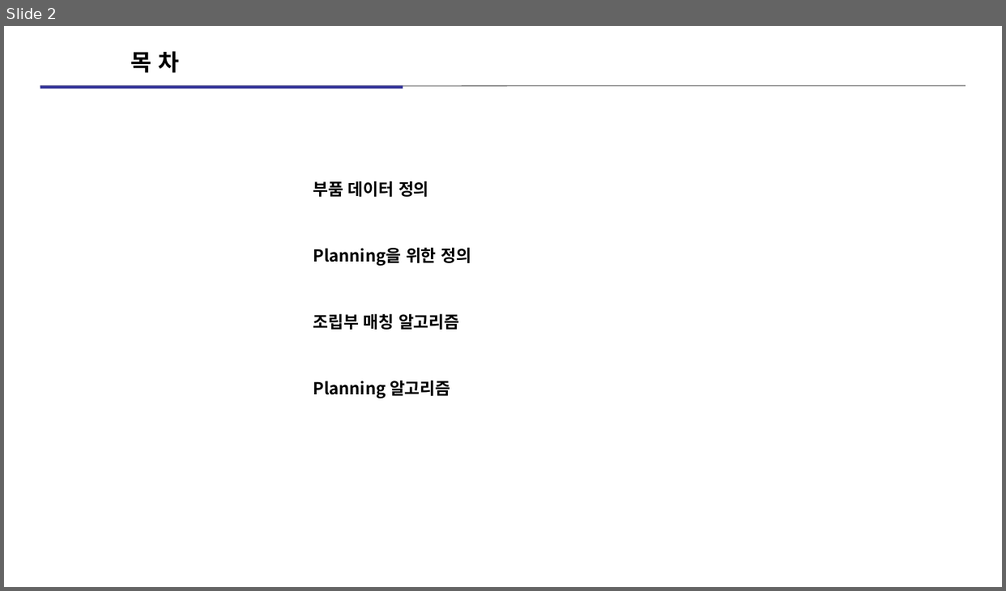
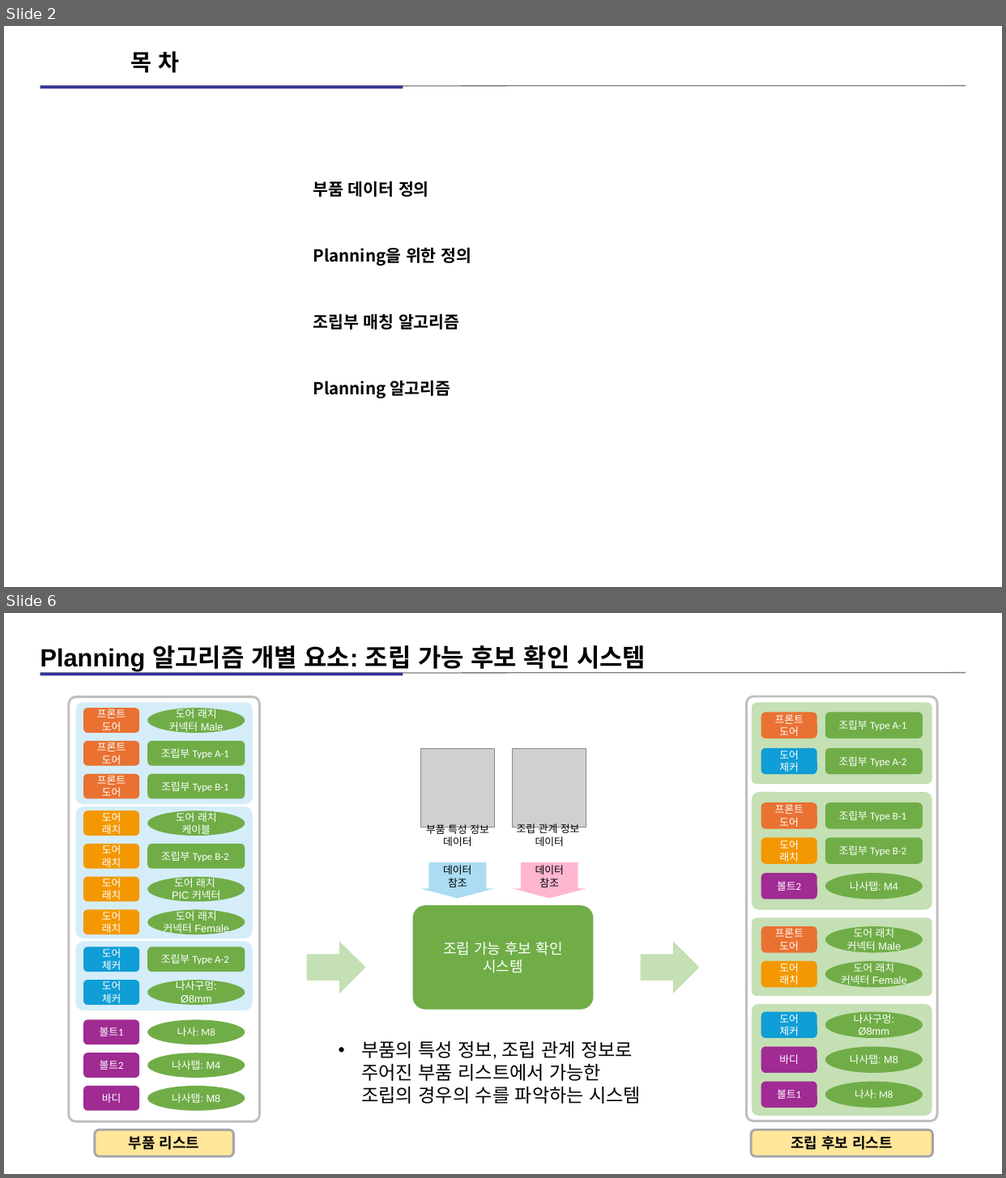
Before and after one commit to kimz1121/test, a slide deck: 현대차 심볼릭 플레너 예시 설명 자료_12_아키텍쳐_자료(작성중).pptx. Shown one above the other, each under a label of ours: slide 2 before the commit, slides 2 and 6 after it; the slides between them are not shown. The pictures are 1006x591 and 1006x1178 pixels, drawn with LibreOffice and Linux fonts; fonts in the diff are those of the drawing; grey boxes stand for pictures. Boxes give left, top, right and bottom in pixels: in the first picture for what was removed or moved away, otherwise in the second. Text is boxed around its words. In the diff, an @@ line names an element or a change of style, - is before the commit and + after.

```diff
--- a/현대차 심볼릭 플레너 예시 설명 자료_12_아키텍쳐_자료(작성중).pptx
+++ b/현대차 심볼릭 플레너 예시 설명 자료_12_아키텍쳐_자료(작성중).pptx
@@ slide 6 added at [4,613,1002,1174], background #FFFFFF @@
@@ text added at [40,645,646,674], 24 pt, text #000000, bold @@
+Planning 알고리즘 개별 요소: 조립 가능 후보 확인 시스템
@@ line added from (40, 673) to (966, 673), #808080 1 pt @@
@@ rectangle added at [40,673,403,676], fill #333399 @@
@@ group added at [747,697,938,1157]: 20 rounded rectangles, 6 ellipses @@
+조립 후보 리스트
+조립부 Type A-1
+프론트 도어
+조립부 Type A-2
+도어
+체커
+조립부 Type B-1
+프론트 도어
+도어 래치
+조립부 Type B-2
+나사탭: M4
+볼트2
+나사구멍: Ø8mm
+도어
+체커
+나사탭: M8
+바디
+나사: M8
+볼트1
+도어 래치
+도어 래치 커넥터 Female
+프론트 도어
+도어 래치 커넥터 Male
@@ group added at [413,748,593,1010]: 2 pictures, 2 texts, 2 down arrows, 1 rounded rectangle @@
+조립 가능 후보 확인 시스템
+부품 특성 정보 데이터
+데이터 참조
+조립 관계 정보
+데이터
+데이터 참조
@@ right arrow added at [306,942,365,994], fill #C5E0B4 @@
@@ right arrow added at [641,942,700,994], fill #C5E0B4 @@
@@ text added at [361,1041,641,1104], 18 pt, text #000000 @@
+• 부품의 특성 정보, 조립 관계 정보로
+  주어진 부품 리스트에서 가능한
+  조립의 경우의 수를 파악하는 시스템
@@ group added at [68,697,259,1157]: 21 rounded rectangles, 8 ellipses @@
+부품 리스트
+조립부 Type A-2
+도어
+체커
+나사구멍: Ø8mm
+도어
+체커
+조립부 Type B-1
+프론트 도어
+조립부 Type A-1
+프론트 도어
+프론트 도어
+도어 래치 커넥터 Male
+도어 래치
+도어 래치 커넥터 Female
+도어 래치
+조립부 Type B-2
+도어 래치
+도어 래치
+케이블
+도어 래치
+도어 래치
+PIC 커넥터
+나사탭: M4
+볼트2
+나사: M8
+볼트1
+나사탭: M8
+바디
```
Also in this commit, not shown: 2 slides changed, 10 other slides added, 1 other file.
